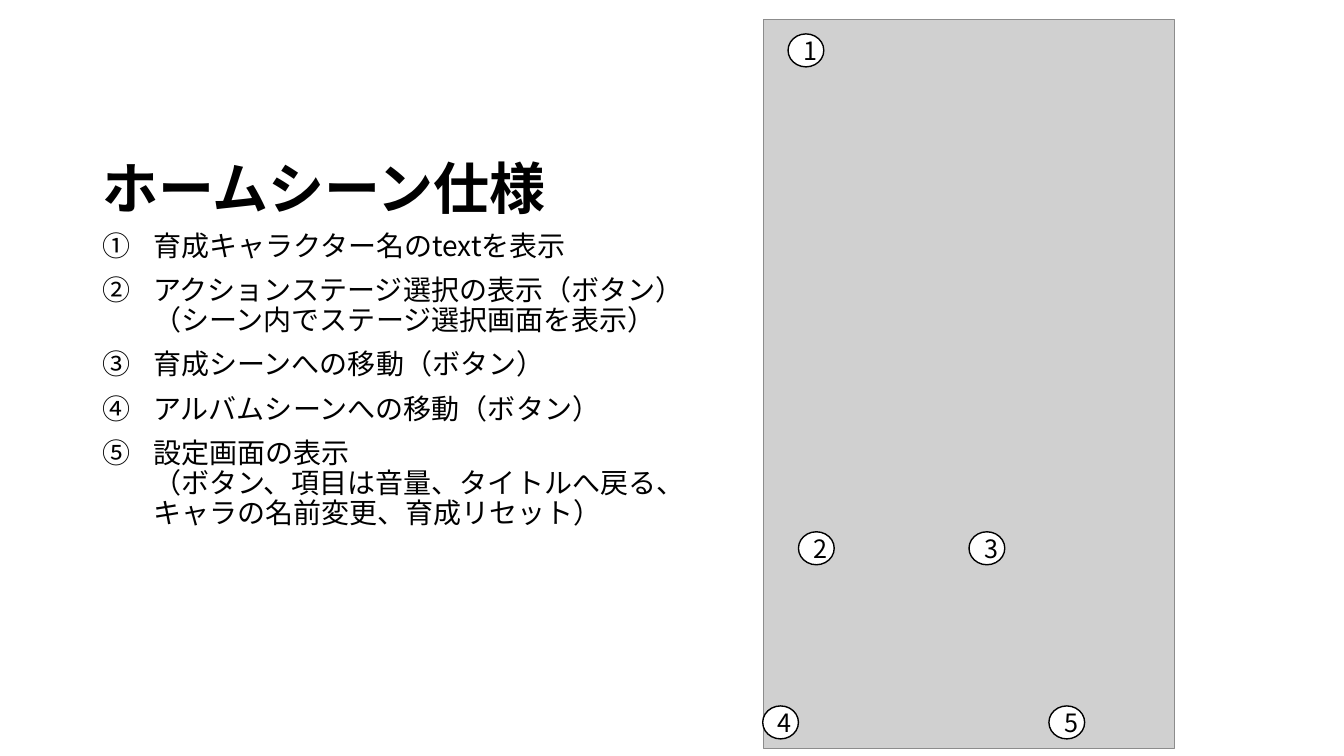
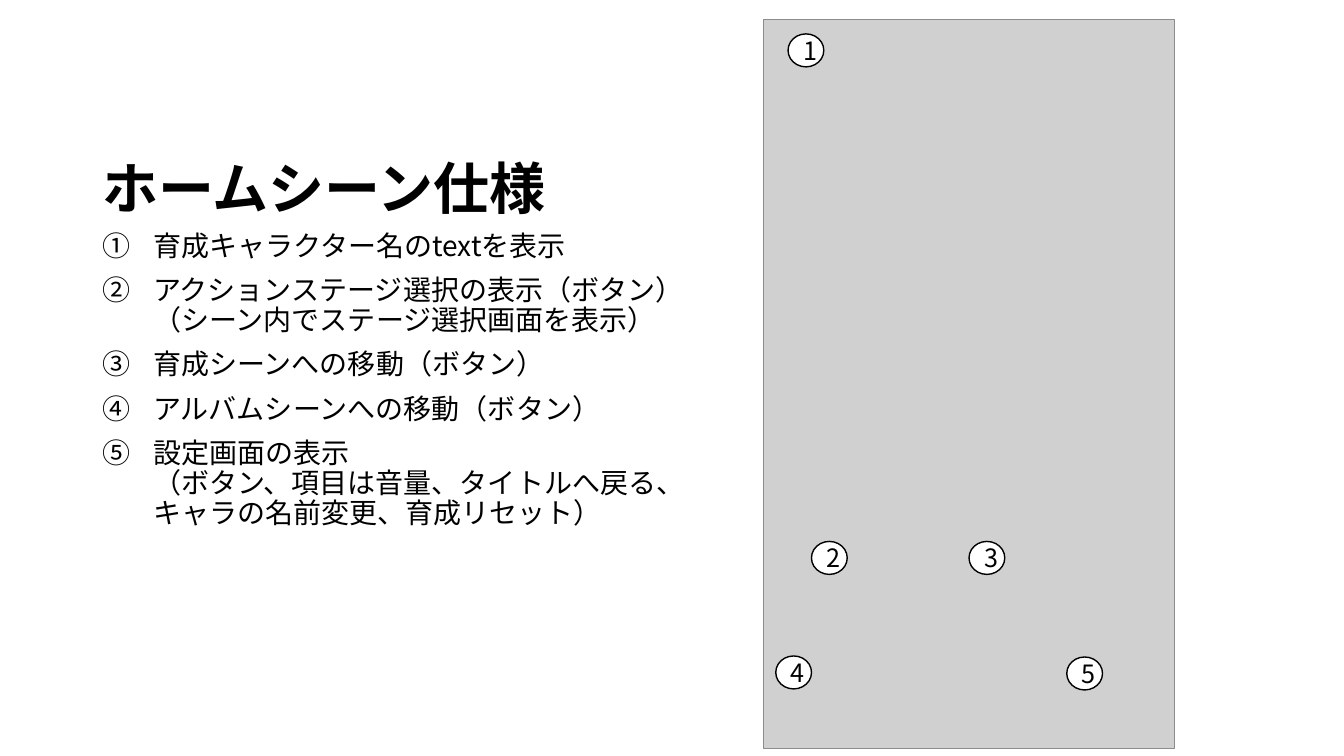
Before and after one commit to JJC-Game/StarChildren, a slide deck: slide 5 of Etc/仕様書/siyousho.pptx. Drawn at 1344x756 pixels with LibreOffice and Linux fonts; fonts in the diff are those of the drawing; grey boxes stand for pictures. Boxes give left, top, right and bottom in pixels: in the first picture for what was removed or moved away, otherwise in the second. Text is boxed around its words. In the diff, an @@ line names an element or a change of style, - is before the commit and + after.

Commit message:
仕様書編集

```diff
--- a/Etc/仕様書/siyousho.pptx
+++ b/Etc/仕様書/siyousho.pptx
@@ ellipse "2": place and size @@
-ellipse "2" at bbox=[799, 532, 834, 566]
+ellipse "2" at bbox=[812, 541, 847, 575]
@@ ellipse "3": place and size @@
-ellipse "3" at bbox=[969, 532, 1004, 566]
+ellipse "3" at bbox=[969, 541, 1004, 575]
@@ ellipse "4": place and size @@
-ellipse "4" at bbox=[763, 706, 799, 739]
+ellipse "4" at bbox=[776, 656, 812, 690]
@@ ellipse "5": place and size @@
-ellipse "5" at bbox=[1050, 706, 1085, 739]
+ellipse "5" at bbox=[1067, 657, 1102, 691]
```
Also in this commit, not shown: 6 other slides changed, 1 slide removed.
